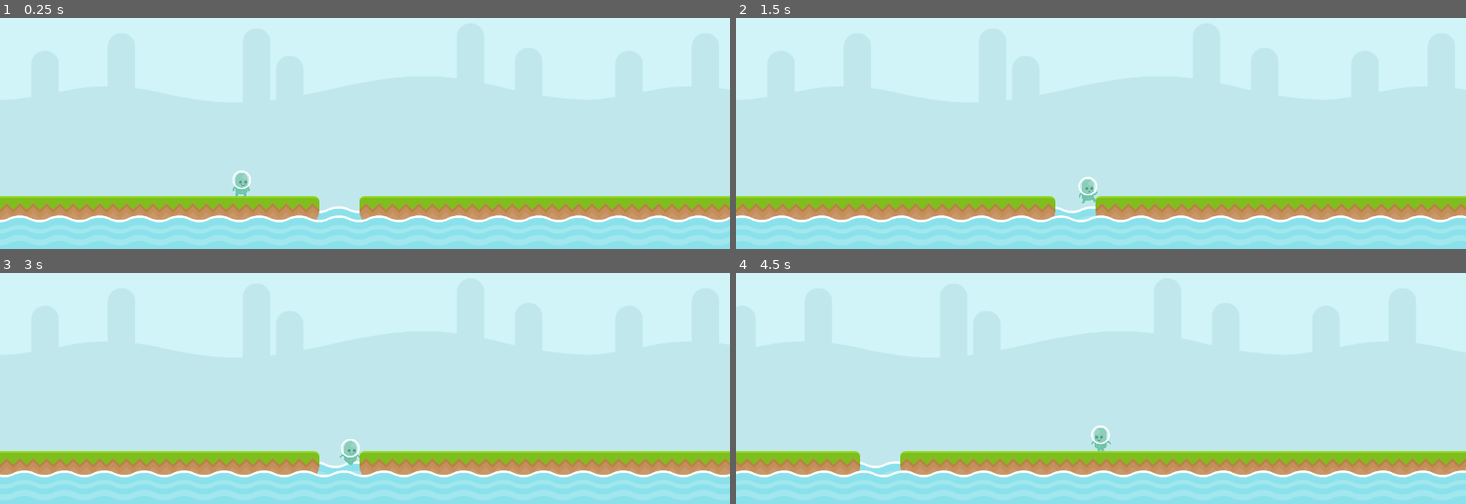
Above: before the commit, frames 1-4 (two rows, left to right).
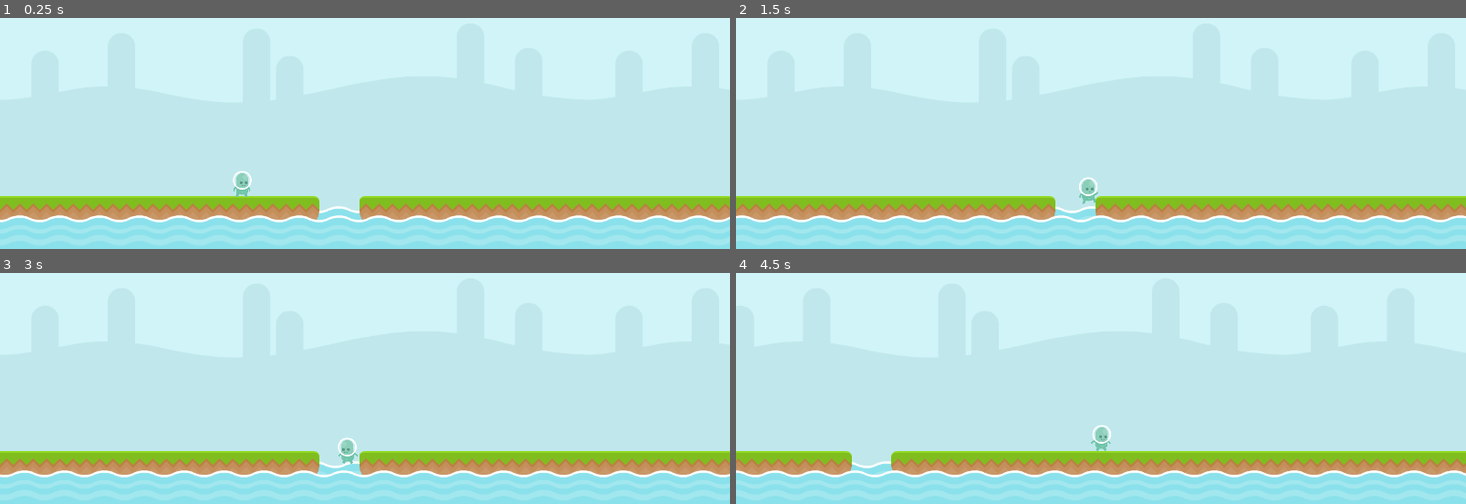
Above: after the commit, the same moments.

Repository: RafaelForbeck/the-way
Game: Godot game, scene res://scenes/phase.tscn
The game is run twice, just before and just after one commit, with the same random seed, the same clock (stepped at 60 frames per second) and the same inputs.
Inputs:
- Up to frame 1 (0.25 s): no input
- Up to frame 2 (1.5 s): tap Enter (jump) at 0.5, 0.77, 0.8, 1.07, 1.35 s; hold S (duck, bound only after the commit) 0.53-1.28 s; hold Right (move_right) from 0.53 s (still down)
- Up to frame 3 (3 s): tap Enter (jump) at 1.52, 1.82, 2.3 s; tap S (duck, bound only after the commit) at 1.55, 2.85 s; release Right (move_right) at 2.03 s; hold Left (move_left) 2.03-2.78 s; hold S (duck, bound only after the commit) 2.03-2.78 s; hold Right (move_right) from 2.78 s (still down)
- Up to frame 4 (4.5 s): tap Enter (jump) at 3.02, 3.32, 3.6, 3.77, 4.07 s; release Right (move_right) at 4.28 s; hold Left (move_left) from 4.28 s (still down); tap S (duck, bound only after the commit) at 4.35 s

The runs differ from the first frame. In frame 1, less than 0.1% of the frame differs, in the area x 31-35%, y 66-78%; in frame 2, less than 0.1%; in frame 3, 0.2%; in frame 4, 3.6%, in the area x 0-100%, y 66-89%.

Commit message:
feat: adds ducking state to player

Diff:
--- a/entities/player.tscn
+++ b/entities/player.tscn
@@ -1,10 +1,11 @@
-[gd_scene load_steps=11 format=3 uid="uid://5rgmrnka8y3c"]
+[gd_scene load_steps=12 format=3 uid="uid://5rgmrnka8y3c"]
 
 [ext_resource type="Script" path="res://scripts/player.gd" id="1_57enj"]
-[ext_resource type="Texture2D" uid="uid://sgcdgl8t1acv" path="res://sprites/player/p1_stand.png" id="2_cbq5a"]
+[ext_resource type="Texture2D" uid="uid://fao2kp1qvfch" path="res://sprites/player/duck.png" id="2_r0qw5"]
 [ext_resource type="Texture2D" uid="uid://l0txvehu3774" path="res://sprites/player/walk/p1_walk03.png" id="3_3oh4y"]
-[ext_resource type="Texture2D" uid="uid://xv0yffu2obvy" path="res://sprites/player/p1_jump.png" id="3_kdut6"]
+[ext_resource type="Texture2D" uid="uid://dnlo42dhpnfry" path="res://sprites/player/stand.png" id="3_h7skj"]
 [ext_resource type="Texture2D" uid="uid://difcnf264p0ow" path="res://sprites/player/walk/p1_walk04.png" id="4_aqcg0"]
+[ext_resource type="Texture2D" uid="uid://bftl6c1134axo" path="res://sprites/player/jump.png" id="4_jnhfg"]
 [ext_resource type="Texture2D" uid="uid://cqrx6eokfmetr" path="res://sprites/player/walk/p1_walk05.png" id="5_6eni2"]
 [ext_resource type="Texture2D" uid="uid://cxsj7ydwic5dg" path="res://sprites/player/walk/p1_walk06.png" id="6_msxq5"]
 [ext_resource type="Texture2D" uid="uid://b720288l3uccd" path="res://sprites/player/walk/p1_walk07.png" id="7_f4r5t"]
@@ -13,7 +14,15 @@
 animations = [{
 "frames": [{
 "duration": 1.0,
-"texture": ExtResource("2_cbq5a")
+"texture": ExtResource("2_r0qw5")
+}],
+"loop": true,
+"name": &"duck",
+"speed": 1.0
+}, {
+"frames": [{
+"duration": 1.0,
+"texture": ExtResource("3_h7skj")
 }],
 "loop": true,
 "name": &"idle",
@@ -21,7 +30,7 @@
 }, {
 "frames": [{
 "duration": 1.0,
-"texture": ExtResource("3_kdut6")
+"texture": ExtResource("4_jnhfg")
 }],
 "loop": true,
 "name": &"jumping",
@@ -76,5 +85,6 @@
 shape = SubResource("CapsuleShape2D_13vav")
 
 [node name="Camera2D" type="Camera2D" parent="."]
+position = Vector2(0, 4)
 limit_left = 0
 limit_bottom = 512
--- a/project.godot
+++ b/project.godot
@@ -43,6 +43,12 @@
 , Object(InputEventKey,"resource_local_to_scene":false,"resource_name":"","device":-1,"window_id":0,"alt_pressed":false …(183 unchanged characters)…
 ]
 }
+duck={
+"deadzone": 0.5,
+"events": [Object(InputEventKey,"resource_local_to_scene":false,"resource_name":"","device":-1,"window_id":0,"alt_pressed":false,"shift_pressed":false,"ctrl_pressed":false,"meta_pressed":false,"pressed":false,"keycode":0,"physical_keycode":83,"key_label":0,"unicode":115,"location":0,"echo":false,"script":null)
+, Object(InputEventKey,"resource_local_to_scene":false,"resource_name":"","device":-1,"window_id":0,"alt_pressed":false,"shift_pressed":false,"ctrl_pressed":false,"meta_pressed":false,"pressed":false,"keycode":0,"physical_keycode":4194322,"key_label":0,"unicode":0,"location":0,"echo":false,"script":null)
+]
+}
 
 [physics]
 
--- a/scripts/player.gd
+++ b/scripts/player.gd
@@ -1,6 +1,6 @@
 extends CharacterBody2D
 
-enum PlayerState { IDLE, WALKING, JUMPING }
+enum PlayerState { IDLE, WALKING, JUMPING, DUCKING }
 
 @onready var anim = $AnimatedSprite2D
 
@@ -18,23 +18,25 @@
 		velocity += get_gravity() * delta
 
 	direction = Input.get_axis("move_left", "move_right")
-	if direction:
-		velocity.x = move_toward(velocity.x, max_speed * direction, acceleration * delta)
-	else:
-		velocity.x = move_toward(velocity.x, 0, deceleration * delta)
 
 	if velocity.x > 0:
 		anim.flip_h = false
 	elif velocity.x < 0:
 		anim.flip_h = true
+	elif direction < 0:
+		anim.flip_h = true
+	elif direction > 0:
+		anim.flip_h = false
 
 	match status:
 		PlayerState.IDLE:
 			idle_state()
 		PlayerState.WALKING:
-			walking_state()
+			walking_state(delta)
 		PlayerState.JUMPING:
 			jumping_state(delta)
+		PlayerState.DUCKING:
+			ducking_state(delta)
 
 	move_and_slide()
 
@@ -51,27 +53,63 @@
 	velocity.y = jump_velocity
 	anim.play("jumping")
 
+func go_to_ducking_state():
+	status = PlayerState.DUCKING
+	anim.play("duck")
+
 func idle_state():
 	if Input.is_action_just_pressed("jump"): # and is_on_floor():
 		go_to_jumping_state()
+		return
+
+	if Input.is_action_just_pressed("duck"): # and is_on_floor():
+		go_to_ducking_state()
 		return
 
 	if direction != 0:
 		go_to_walking_state()
 		return
 
-func walking_state():
+func walking_state(delta):
+
+	move(delta)
+
 	if Input.is_action_just_pressed("jump"): # and is_on_floor():
 		go_to_jumping_state()
 		return
+
+	if Input.is_action_just_pressed("duck"):
+		go_to_ducking_state()
+		return
+
 	if velocity.x == 0:
 		go_to_idle_state()
 		return
 
 func jumping_state(delta):
+
+	move(delta)
+
 	if is_on_floor():
 		if direction == 0:
 			go_to_idle_state()
 		else:
 			go_to_walking_state()
 		return
+
+func ducking_state(delta):
+	decelerate(delta)
+	if not Input.is_action_pressed("duck"):
+		go_to_idle_state()
+
+func move(delta):
+	if direction != 0:
+		accelerate(delta)
+	else:
+		decelerate(delta)
+
+func accelerate(delta):
+	velocity.x = move_toward(velocity.x, max_speed * direction, acceleration * delta)
+
+func decelerate(delta):
+	velocity.x = move_toward(velocity.x, 0, deceleration * delta)
Binary file added: sprites/player/duck.png
Not shown, changed: sprites/player/duck.png.import
Binary file added: sprites/player/jump.png
Not shown, changed: sprites/player/jump.png.import
Binary file removed: sprites/player/p1_jump.png
Binary file removed: sprites/player/p1_stand.png
Binary file added: sprites/player/stand.png
Not shown, added: sprites/player/stand.png.import
Not shown, added: sprites/.DS_Store
Not shown, added: sprites/player/.DS_Store
